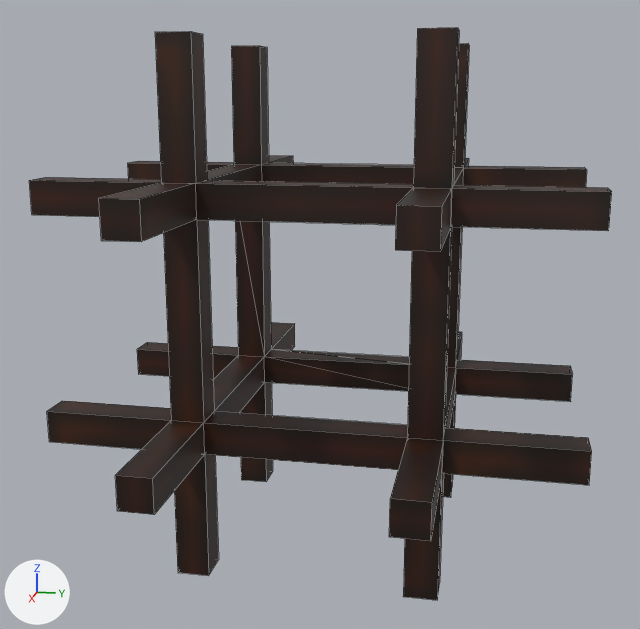
The Blender file resources/mods/projectred/textures/obj/wiring/jacketedalloy.blend as it was, and as the next commit left it.
The view is the same before and after, from a camera (50 mm lens) standing at (1.719, 0.325, 0.895) and looking at (0.011, -0.017, 0.468). Every picture has the same lights, and +X, +Y and +Z are marked at lower left. Mesh edges are drawn as thin lines.

Before the edit, the objects in view are built like this:
```python
ob_frame_center = bpy.data.objects.new('frame_center', me_frame_center)
ob_frame_center.location = (0.0, 0.0, 0.5)
ob_frame_center.scale = (0.25, 0.25, 0.25)
ob_wire_d = bpy.data.objects.new('wire_D', me_wire_d)
ob_wire_d.location = (0.0, 0.0, 0.353)
ob_wire_d.rotation_euler = (0.0, -1.571, 0.0)  # degrees (0, -90, 0)
ob_wire_d.scale = (0.0625, 0.0625, 0.0625)
ob_wire_e = bpy.data.objects.new('wire_E', me_wire_e)
ob_wire_e.location = (0.147, 0.0, 0.5)
ob_wire_e.rotation_euler = (0.0, 0.0, 3.142)  # degrees (0, 0, 180)
ob_wire_e.scale = (0.0625, 0.0625, 0.0625)
ob_wire_n = bpy.data.objects.new('wire_N', me_wire_n)
ob_wire_n.location = (0.0, -0.147, 0.5)
ob_wire_n.rotation_euler = (0.0, 0.0, 1.571)  # degrees (0, 0, 90)
ob_wire_n.scale = (0.0625, 0.0625, 0.0625)
ob_wire_s = bpy.data.objects.new('wire_S', me_wire_s)
ob_wire_s.location = (0.0, 0.147, 0.5)
ob_wire_s.rotation_euler = (0.0, 0.0, -1.571)  # degrees (0, 0, -90)
ob_wire_s.scale = (0.0625, 0.0625, 0.0625)
ob_wire_u = bpy.data.objects.new('wire_U', me_wire_u)
ob_wire_u.location = (0.0, 0.0, 0.647)
ob_wire_u.rotation_euler = (0.0, 1.571, 0.0)  # degrees (0, 90, 0)
ob_wire_u.scale = (0.0625, 0.0625, 0.0625)
ob_wire_w = bpy.data.objects.new('wire_W', me_wire_w)
ob_wire_w.location = (-0.147, 0.0, 0.5)
ob_wire_w.scale = (0.0625, 0.0625, 0.0625)
# also in view: 'frame_S' at (0.0, 0.375, 0.5); 'frame_D' at (0.0, 0.0, 0.125); 'frame_U' at (0.0, 0.0, 0.875); 'frame_W' at (-0.375, 0.0, 0.5); 'frame_E' at (0.375, 0.0, 0.5)
```
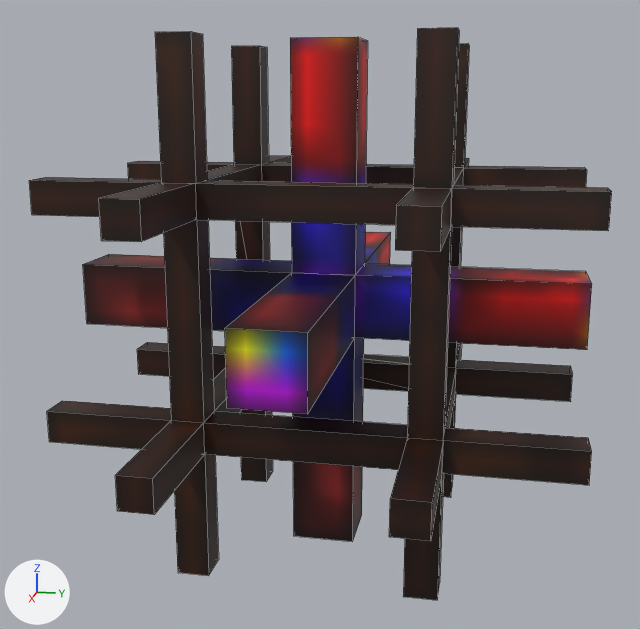
Pixel boxes (x1, y1, x2, y2) of what changed, in the pictures (640 x 629 px):
'wire_S', shown (red): after (355, 263, 592, 350)
'wire_U', shown (red): after (290, 37, 368, 275)
'wire_E', shown: after (225, 273, 355, 414)
'wire_N', shown: after (83, 254, 292, 331)
'wire_D', shown: after (293, 338, 364, 542)
'wire_W', shown (red): after (365, 232, 391, 264)
part 4 of me_wire_e, surface changed: after (226, 273, 355, 413)

What changed in the scene script:
```text
Change me_wire_d:
    where me_wire_d.from_pydata(...)  # 8 vertices, 6 faces; spans x -5.64..1.36, y -1.0..1.0, z -1.0..1.0
    used by ob_wire_d; location = (0.0, 0.0, 0.353); rotation_euler = (0.0, -1.571, 0.0), in degrees (0, -90, 0); scale = (0.0625, 0.0625, 0.0625)
    me_wire_d part 1: texture (UV) coordinates of 4 of 6 faces, centred in x -2.14, y -1.0..1.0, z -1.0..1.0, changed; they spanned u 0.22..0.28, v 0.78..1.0 and now span u 0.22..0.28, v 0.5..0.72
Change me_wire_s:
    where me_wire_s.from_pydata(...)  # 8 vertices, 6 faces; spans x -5.64..1.36, y -1.0..1.0, z -1.0..1.0
    used by ob_wire_s; location = (0.0, 0.147, 0.5); rotation_euler = (0.0, 0.0, -1.571), in degrees (0, 0, -90); scale = (0.0625, 0.0625, 0.0625)
    me_wire_s part 2: texture (UV) coordinates of 4 of 6 faces, centred in x -2.14, y -1.0..1.0, z -1.0..1.0, changed; they spanned u 0.22..0.28, v 0.78..1.0 and now span u 0.22..0.28, v 0.78..1.0
Change me_wire_n:
    where me_wire_n.from_pydata(...)  # 8 vertices, 6 faces; spans x -5.64..1.36, y -1.0..1.0, z -1.0..1.0
    used by ob_wire_n; location = (0.0, -0.147, 0.5); rotation_euler = (0.0, 0.0, 1.571), in degrees (0, 0, 90); scale = (0.0625, 0.0625, 0.0625)
    me_wire_n part 3: texture (UV) coordinates of 4 of 6 faces, centred in x -2.14, y -1.0..1.0, z -1.0..1.0, changed; they spanned u 0.22..0.28, v 0.78..1.0 and now span u 0.22..0.28, v 0.5..0.72
Change me_wire_e:
    where me_wire_e.from_pydata(...)  # 8 vertices, 6 faces; spans x -5.64..1.36, y -1.0..1.0, z -1.0..1.0
    used by ob_wire_e; location = (0.147, 0.0, 0.5); rotation_euler = (0.0, 0.0, 3.142), in degrees (0, 0, 180); scale = (0.0625, 0.0625, 0.0625)
    me_wire_e part 4: texture (UV) coordinates of 4 of 6 faces, centred in x -2.14, y -1.0..1.0, z -1.0..1.0, changed; they spanned u 0.22..0.28, v 0.78..1.0 and now span u 0.22..0.28, v 0.5..0.72
Change me_wire_w:
    where me_wire_w.from_pydata(...)  # 8 vertices, 6 faces; spans x -5.64..1.36, y -1.0..1.0, z -1.0..1.0
    used by ob_wire_w; location = (-0.147, 0.0, 0.5); scale = (0.0625, 0.0625, 0.0625)
    me_wire_w part 5: texture (UV) coordinates of 4 of 6 faces, centred in x -2.14, y -1.0..1.0, z -1.0..1.0, changed; they spanned u 0.22..0.28, v 0.78..1.0 and now span u 0.22..0.28, v 0.78..1.0
Change ob_wire_d:
    remove ob_wire_d.hide_viewport = True
Change ob_wire_u:
    remove ob_wire_u.hide_viewport = True
Change ob_wire_s:
    remove ob_wire_s.hide_viewport = True
Change ob_wire_n:
    remove ob_wire_n.hide_viewport = True
Change ob_wire_e:
    remove ob_wire_e.hide_viewport = True
Change ob_wire_w:
    remove ob_wire_w.hide_viewport = True
```
